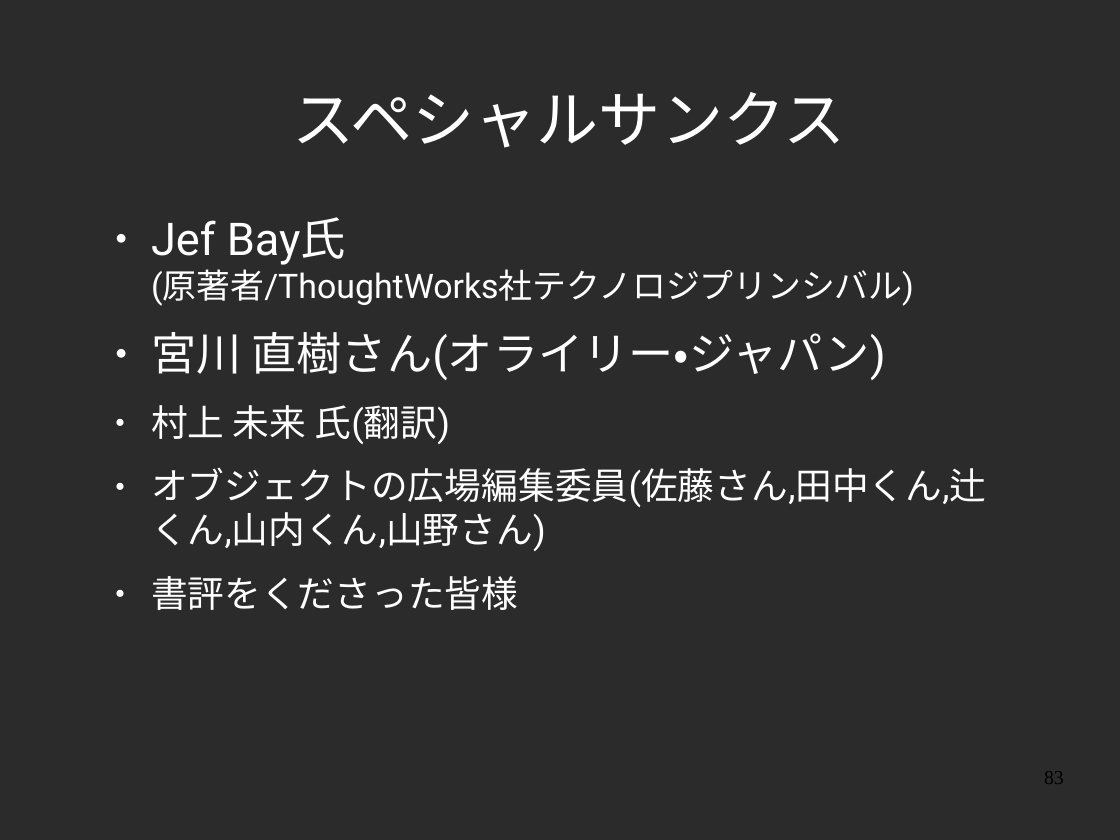
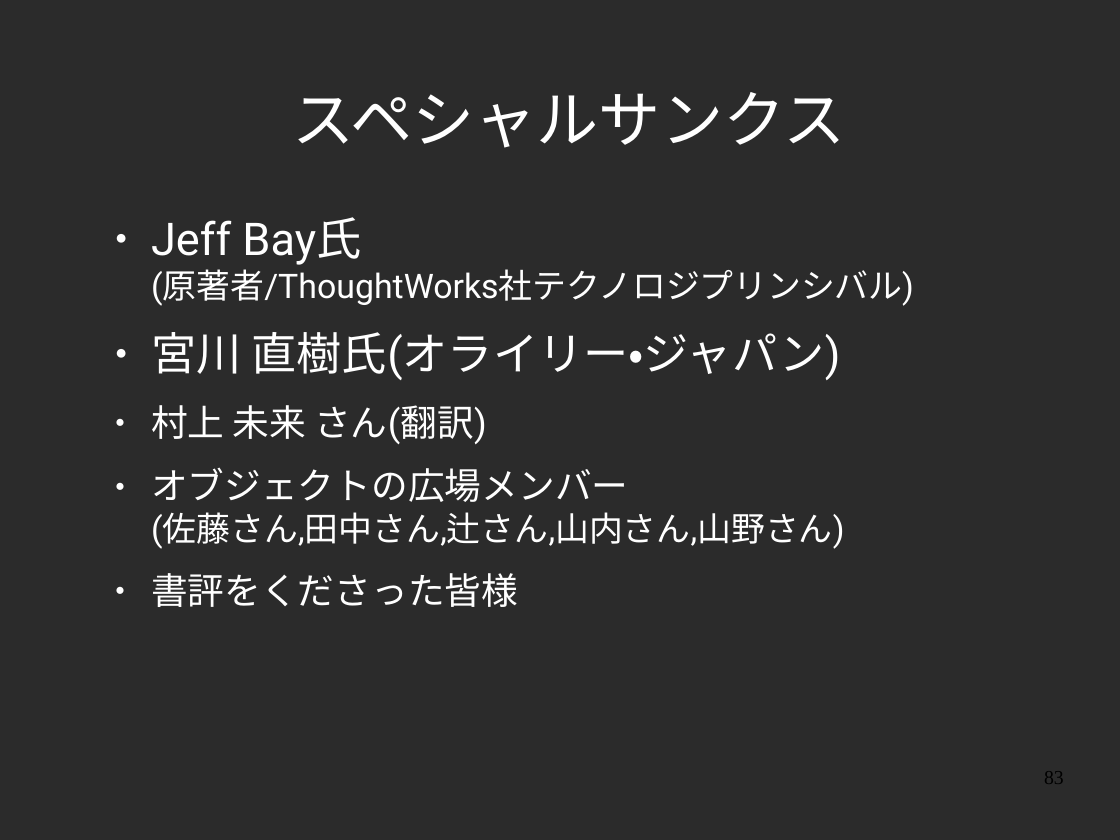
Before and after one commit to yojik/yojik-lib, a slide deck: slide 83 of 2009devsumi/oo_exercise/doc/devsum.odp. Drawn at 1120x840 pixels with LibreOffice and Linux fonts; fonts in the diff are those of the drawing; background and template pictures are left out; a plain dark background stands for a picture behind light text. Boxes give left, top, right and bottom in pixels: in the first picture for what was removed or moved away, otherwise in the second. Text is boxed around its words. In the diff, an @@ line names an element or a change of style, - is before the commit and + after.

```diff
--- a/2009devsumi/oo_exercise/doc/devsum.odp
+++ b/2009devsumi/oo_exercise/doc/devsum.odp
@@ text at (x1=151, y1=217, x2=914, y2=549): text changed; size 26 to 24 pt @@
-● Jef Bay氏
-  (原著者/ThoughtWorks社テクノロジプリンシバル)
-● 宮川 直樹さん(オライリー・ジャパン)
-● 村上 未来 氏(翻訳)
-● オブジェクトの広場編集委員(佐藤さん,田中くん,辻くん,山内くん,山野さん)
+● Jeff Bay氏
+  (原著者/ThoughtWorks社テクノロジプリンシバル)
+● 宮川 直樹氏(オライリー・ジャパン)
+● 村上 未来 さん(翻訳)
+● オブジェクトの広場メンバー
+  (佐藤さん,田中さん,辻さん,山内さん,山野さん)
```
Also in this commit, not shown: 29 other slides changed, 1 slide added, 5 other files.
